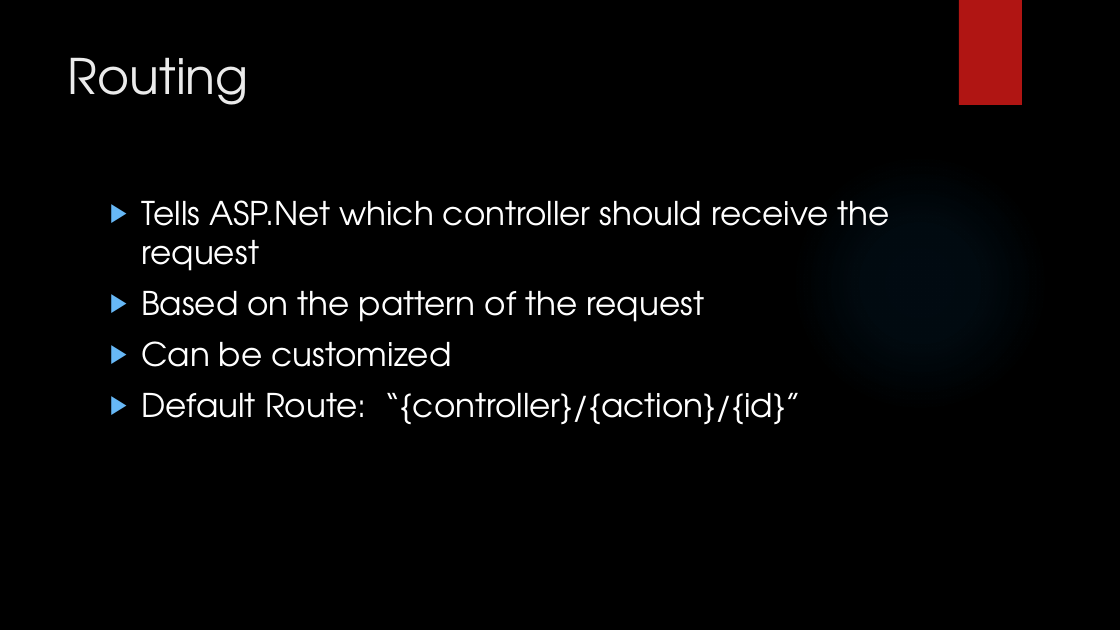
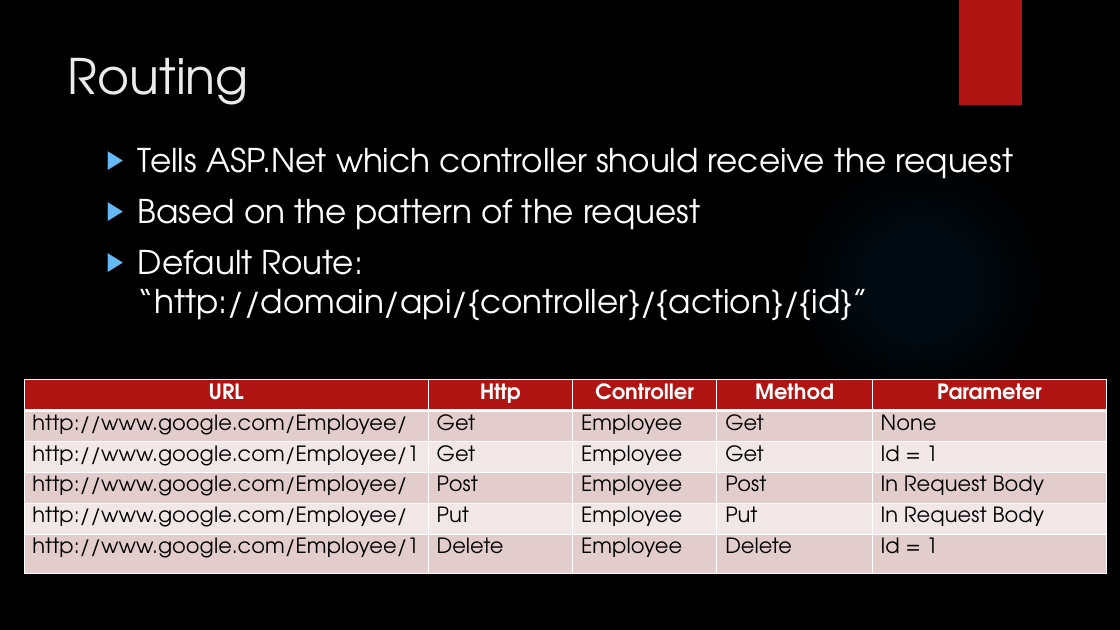
Before and after one commit to LogolsLLC/Logols-May2018, a slide deck: slide 6 of Slides/05_WebAPI_TrainingPlan.pptx. Drawn at 1120x630 pixels with LibreOffice and Linux fonts; fonts in the diff are those of the drawing; background and template pictures are left out. Boxes give left, top, right and bottom in pixels: in the first picture for what was removed or moved away, otherwise in the second. Text is boxed around its words. In the diff, an @@ line names an element or a change of style, - is before the commit and + after.

```diff
--- a/Slides/05_WebAPI_TrainingPlan.pptx
+++ b/Slides/05_WebAPI_TrainingPlan.pptx
@@ text "Tells ASP.Net which controller should ...": place and size @@
-text "Tells ASP.Net which controller should ..." at <box>141,200,890,424</box>
+text "Tells ASP.Net which controller should ..." at <box>138,147,1013,321</box>
@@ text at <box>138,250,869,321</box>: text changed @@
-▶ Can be customized
-▶ Default Route: “{controller}/{action}/{id}”
+▶ Default Route: “http://domain/api/{controller}/{action}/{id}”
@@ table added at <box>24,380,1107,587</box>, 6 rows, 5 columns @@
+URL | Http | Controller | Method | Parameter
+http://www.google.com/Employee/ | Get | Employee | Get | None
+http://www.google.com/Employee/1 | Get | Employee | Get | Id = 1
+http://www.google.com/Employee/ | Post | Employee | Post | In Request Body
+http://www.google.com/Employee/ | Put | Employee | Put | In Request Body
+http://www.google.com/Employee/1 | Delete | Employee | Delete | Id = 1
```
Also in this commit, not shown: 1 other slide changed, 2 slides added, 7 other files.
